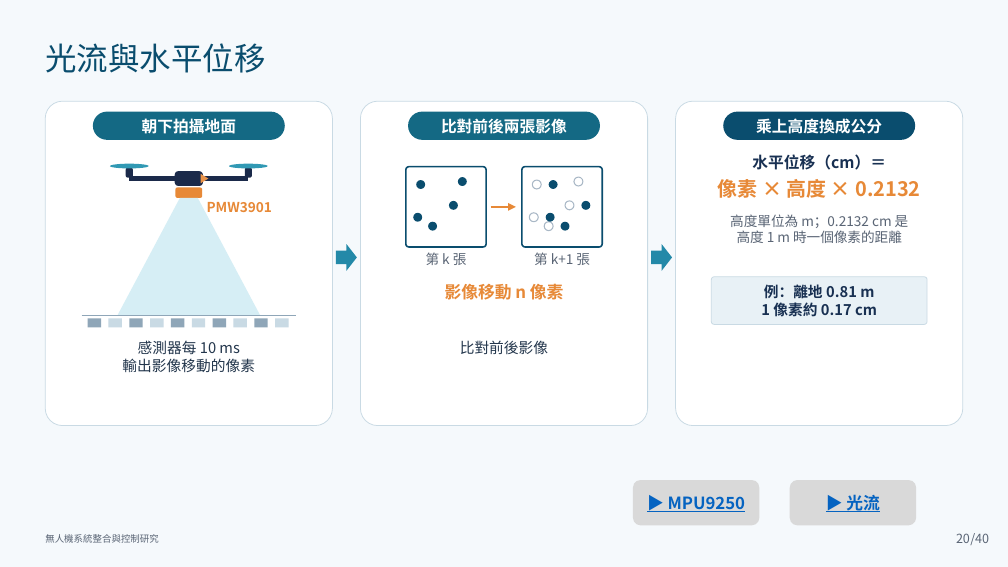
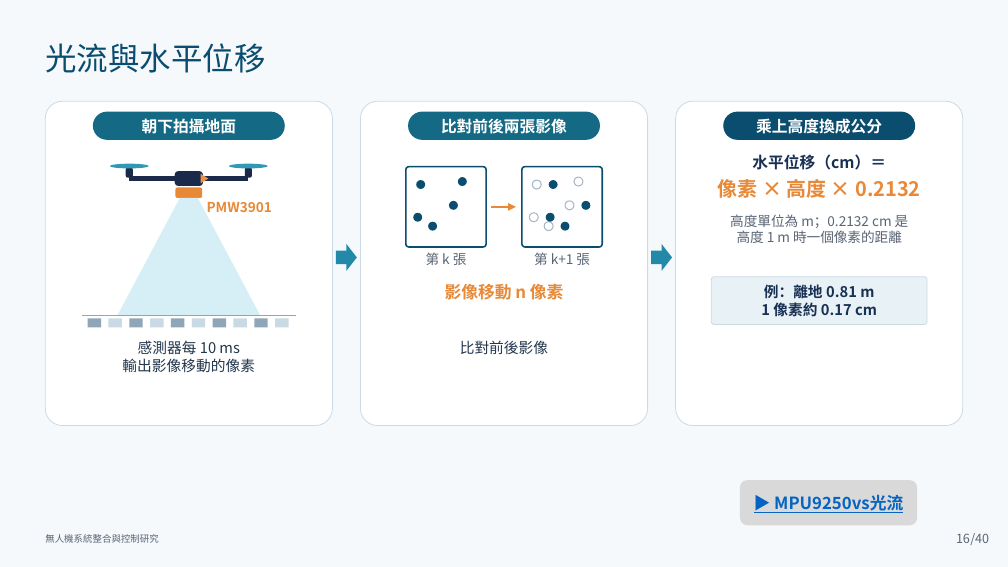
Before and after one commit to lingken1028/-, a slide deck: slide 16 of 無人機系統整合與控制研究_口試簡報 2.pptx (slide 20 before the commit). Drawn at 1008x567 pixels with LibreOffice and Linux fonts; fonts in the diff are those of the drawing. Boxes give left, top, right and bottom in pixels: in the first picture for what was removed or moved away, otherwise in the second. Text is boxed around its words. In the diff, an @@ line names an element or a change of style, - is before the commit and + after.

```diff
--- a/無人機系統整合與控制研究_口試簡報 2.pptx
+++ b/無人機系統整合與控制研究_口試簡報 2.pptx
@@ rounded rectangle removed at box(633, 480, 759, 526) @@
-▶ MPU9250
@@ rounded rectangle added at box(740, 480, 918, 526), fill #D9D9D9, 16 pt, text #0563C1, bold, underline @@
+▶ MPU9250vs光流
@@ rounded rectangle removed at box(790, 480, 917, 526) @@
-▶ 光流
@@ page number at box(956, 533, 970, 543): text changed @@
-20
+16
```
Also in this commit, not shown: 3 other slides changed.
